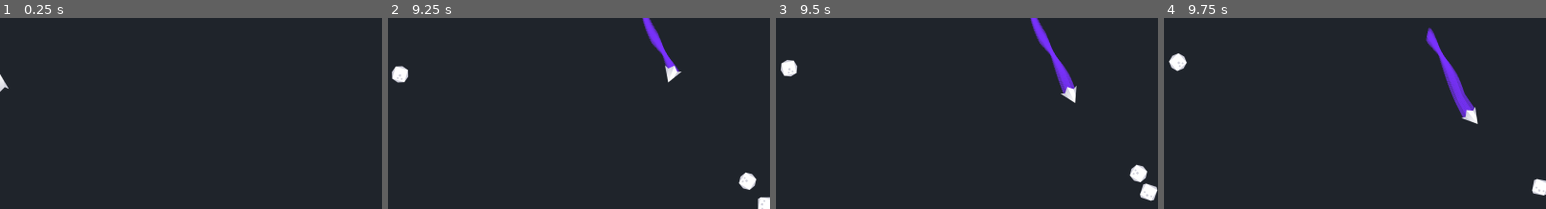
Above: before the commit, frames 1-4 (left to right).
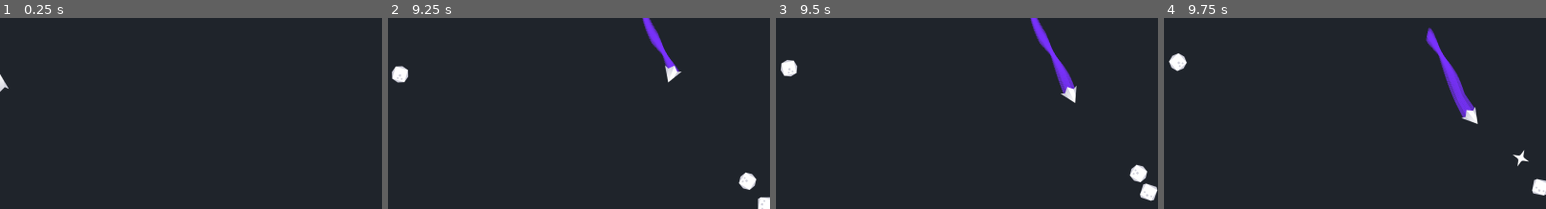
Above: after the commit, the same moments.

Repository: scytail/Asteroids
Game: Godot game, scene res://Scenes/main.tscn
The game is run twice, just before and just after one commit, with the same random seed, the same clock (stepped at 60 frames per second) and the same inputs.
Inputs:
- Up to frame 1 (0.25 s): no input
- Up to frame 2 (9.25 s): tap Enter at 0.5 s; hold D (rotate_right) 0.53-1.28 s; hold Space (shoot) 0.53-1.28 s; hold S (move_backward) 1.28-2.03 s; tap Space (shoot) every 1.5 s from 1.35 to 8.85 s; hold D (rotate_right) 2.03-2.78 s; hold Space (shoot) 2.03-2.78 s; hold W (move_forward) 2.78-3.53 s; hold Space (shoot) 3.53-4.28 s; hold A (rotate_left) 3.53-5.03 s; hold S (move_backward) 5.03-5.78 s; hold Space (shoot) 5.03-5.78 s; hold D (rotate_right) 5.78-6.53 s; hold W (move_forward) 6.53-7.28 s; hold Space (shoot) 6.53-7.28 s; hold D (rotate_right) 7.28-8.03 s; hold S (move_backward) 8.03-8.78 s; hold Space (shoot) 8.03-8.78 s; hold A (rotate_left) from 8.78 s (still down)
- Up to frame 3 (9.5 s): keep holding A (rotate_left)
- Up to frame 4 (9.75 s): release A (rotate_left) at 9.53 s; hold W (move_forward) from 9.53 s (still down); hold Space (shoot) from 9.53 s (still down)
The pictures show only the part of the screen within x 50-100%, y 39-89%; the shares and areas given below are measured in that part.

Frames 1-3 are identical in both runs. In frame 4, 0.1% of the frame differs, in the area x 91-96%, y 69-78%.
Error before the commit: Cannot call method 'instantiate' on a null value. (res://Scripts/asteroid.gd:34)

Commit message:
change asteroid destruction to emit, item pickups
item pickups are a "thing" but can't be picked up yet.

also changed the process of adding points on asteroid destruction to a signal to avoid manually pulling up the root nodes.

Diff:
--- a/Scenes/asteroid_circle.tscn
+++ b/Scenes/asteroid_circle.tscn
@@ -1,6 +1,7 @@
-[gd_scene load_steps=5 format=3 uid="uid://bssdnv4qngu7k"]
+[gd_scene load_steps=6 format=3 uid="uid://bssdnv4qngu7k"]
 
 [ext_resource type="Script" path="res://Scripts/asteroid.gd" id="1_hkrab"]
+[ext_resource type="PackedScene" uid="uid://dy24xnb0l4p5l" path="res://Scenes/item_pickup.tscn" id="2_clys4"]
 [ext_resource type="Texture2D" uid="uid://bmcdixfo0dckl" path="res://Images/kenney_simple-space/simpleSpace_tilesheet.png" id="2_nxf5w"]
 
 [sub_resource type="PhysicsMaterial" id="PhysicsMaterial_cvdbi"]
@@ -11,7 +12,7 @@
 
 [node name="Asteroid_Circle" type="RigidBody2D" groups=["asteroids"]]
 collision_layer = 2
-collision_mask = 7
+collision_mask = 15
 mass = 5.0
 physics_material_override = SubResource("PhysicsMaterial_cvdbi")
 gravity_scale = 0.0
@@ -20,6 +21,7 @@
 angular_damp_mode = 1
 script = ExtResource("1_hkrab")
 drop_item_chance = 0.5
+upgrade_pickup_scene = ExtResource("2_clys4")
 metadata/_edit_group_ = true
 
 [node name="CollisionShape2D" type="CollisionShape2D" parent="."]
--- a/Scenes/asteroid_square.tscn
+++ b/Scenes/asteroid_square.tscn
@@ -1,7 +1,8 @@
-[gd_scene load_steps=5 format=3 uid="uid://cptl663di64h2"]
+[gd_scene load_steps=6 format=3 uid="uid://cptl663di64h2"]
 
 [ext_resource type="Script" path="res://Scripts/asteroid.gd" id="1_22q4c"]
 [ext_resource type="Texture2D" uid="uid://bmcdixfo0dckl" path="res://Images/kenney_simple-space/simpleSpace_tilesheet.png" id="2_5i5h2"]
+[ext_resource type="PackedScene" uid="uid://dy24xnb0l4p5l" path="res://Scenes/item_pickup.tscn" id="2_orwo1"]
 
 [sub_resource type="PhysicsMaterial" id="PhysicsMaterial_j3yji"]
 bounce = 1.0
@@ -11,7 +12,7 @@
 
 [node name="Asteroid_Square" type="RigidBody2D" groups=["asteroids"]]
 collision_layer = 2
-collision_mask = 7
+collision_mask = 15
 mass = 5.0
 physics_material_override = SubResource("PhysicsMaterial_j3yji")
 gravity_scale = 0.0
@@ -20,6 +21,7 @@
 angular_damp_mode = 1
 script = ExtResource("1_22q4c")
 drop_item_chance = 0.5
+upgrade_pickup_scene = ExtResource("2_orwo1")
 metadata/_edit_group_ = true
 
 [node name="CollisionShape2D" type="CollisionShape2D" parent="."]
--- /dev/null
+++ b/Scenes/item_pickup.tscn
@@ -0,0 +1,25 @@
+[gd_scene load_steps=4 format=3 uid="uid://dy24xnb0l4p5l"]
+
+[ext_resource type="Texture2D" uid="uid://bmcdixfo0dckl" path="res://Images/kenney_simple-space/simpleSpace_tilesheet.png" id="1_h72e4"]
+[ext_resource type="Script" path="res://Scripts/item_pickup.gd" id="1_ie2p7"]
+
+[sub_resource type="RectangleShape2D" id="RectangleShape2D_od5s5"]
+size = Vector2(32.5269, 32.5269)
+
+[node name="ItemPickup" type="RigidBody2D" groups=["items"]]
+collision_layer = 8
+collision_mask = 11
+mass = 0.1
+gravity_scale = 0.0
+script = ExtResource("1_ie2p7")
+
+[node name="Sprite2D" type="Sprite2D" parent="."]
+texture = ExtResource("1_h72e4")
+region_enabled = true
+region_rect = Rect2(384, 192, 64, 64)
+
+[node name="CollisionShape2D" type="CollisionShape2D" parent="."]
+rotation = 0.785398
+shape = SubResource("RectangleShape2D_od5s5")
+
+[connection signal="body_entered" from="." to="." method="_on_body_entered"]
--- a/Scenes/player.tscn
+++ b/Scenes/player.tscn
@@ -8,8 +8,8 @@
 [sub_resource type="PhysicsMaterial" id="PhysicsMaterial_8fnmd"]
 absorbent = true
 
-[node name="Player" type="RigidBody2D"]
-collision_mask = 2
+[node name="Player" type="RigidBody2D" groups=["players"]]
+collision_mask = 10
 physics_material_override = SubResource("PhysicsMaterial_8fnmd")
 gravity_scale = 0.0
 linear_damp_mode = 1
--- a/Scripts/asteroid.gd
+++ b/Scripts/asteroid.gd
@@ -4,6 +4,8 @@
 @export var point_value: int = 1
 @export_range(0,1) var drop_item_chance: float = 1
 @export var upgrade_pickup_scene: PackedScene
+
+signal destroyed(point_value)
 
 
 func _ready():
@@ -12,15 +14,17 @@
 
 
 func _on_body_entered(body):
-	if (!body.is_in_group("asteroids")):
+	if (!body.is_in_group("asteroids") &&
+		!body.is_in_group("items")):
 		body.take_damage()
 
 
 func take_damage():
 	super.take_damage()
-	get_tree().get_current_scene().add_points(point_value)
+	destroyed.emit(point_value)
 	if (_should_drop_item()):
-		_spawn_scene(upgrade_pickup_scene)
+		# Can't instantiate scenes from inside a collision event, so we need to defer the init
+		call_deferred("_spawn_scene", upgrade_pickup_scene)
 
 
 func _should_drop_item():
--- /dev/null
+++ b/Scripts/enums.gd
@@ -0,0 +1,3 @@
+extends Node
+
+enum upgrade_types {BULLET_SIZE}
--- /dev/null
+++ b/Scripts/item_pickup.gd
@@ -0,0 +1,9 @@
+extends InteractiveEntity
+
+
+@export var upgrade_type: Enums.upgrade_types
+
+
+func _on_body_entered(body):
+	if body.is_in_group("players"):
+		body.apply_upgrade(upgrade_type)
--- a/Scripts/main.gd
+++ b/Scripts/main.gd
@@ -45,6 +45,9 @@
 	var velocity = Vector2(randf_range(20,200), randf_range(10,100))
 	asteroid.linear_velocity = velocity.rotated(direction)
 
+	# Attach the signal
+	asteroid.destroyed.connect(add_points.bind())
+
 	# Spawn
 	add_child(asteroid)
 
--- a/Scripts/player.gd
+++ b/Scripts/player.gd
@@ -6,6 +6,9 @@
 
 @export var bullet_scene: PackedScene
 @export var engine_trail_scene: PackedScene
+
+var bullet_scale_modifier = 1
+
 
 func _ready():
 	super._ready()
@@ -21,11 +24,7 @@
 
 func _unhandled_key_input(event):
 	if (event.is_action_pressed("shoot")):
-		var bullet = bullet_scene.instantiate()
-		bullet.position = $BulletSpawnLocation.global_position
-		bullet.rotation = rotation
-
-		add_sibling(bullet)
+		_fire_bullet()
 
 
 func _push_ship(_state):
@@ -59,6 +58,15 @@
 	state.linear_velocity.y = clamp(state.linear_velocity.y, -max_velocity, max_velocity)
 
 
+func _fire_bullet():
+	var bullet = bullet_scene.instantiate()
+	bullet.position = $BulletSpawnLocation.global_position
+	bullet.rotation = rotation
+	bullet.scale = bullet.scale * bullet_scale_modifier
+
+	add_sibling(bullet)
+
+
 func _set_motion_trail(current_velocity: Vector2):
 	var speed = abs(current_velocity.x + current_velocity.y)
 	var speed_ratio = speed/(max_velocity*2)
@@ -73,3 +81,8 @@
 func take_damage():
 	super.take_damage()
 	get_tree().get_current_scene().game_over()
+
+func apply_upgrade(upgrade_type: Enums.upgrade_types):
+	match upgrade_type:
+		Enums.upgrade_types.BULLET_SIZE:
+			bullet_scale_modifier += 1
--- a/project.godot
+++ b/project.godot
@@ -14,6 +14,10 @@
 run/main_scene="res://Scenes/main.tscn"
 config/features=PackedStringArray("4.2", "Forward Plus")
 config/icon="res://Images/icon.svg"
+
+[autoload]
+
+Enums="*res://Scripts/enums.gd"
 
 [display]
 
@@ -69,6 +73,7 @@
 2d_physics/layer_1="Player"
 2d_physics/layer_2="Asteroids"
 2d_physics/layer_3="Bullets"
+2d_physics/layer_4="Items"
 
 [physics]
 
